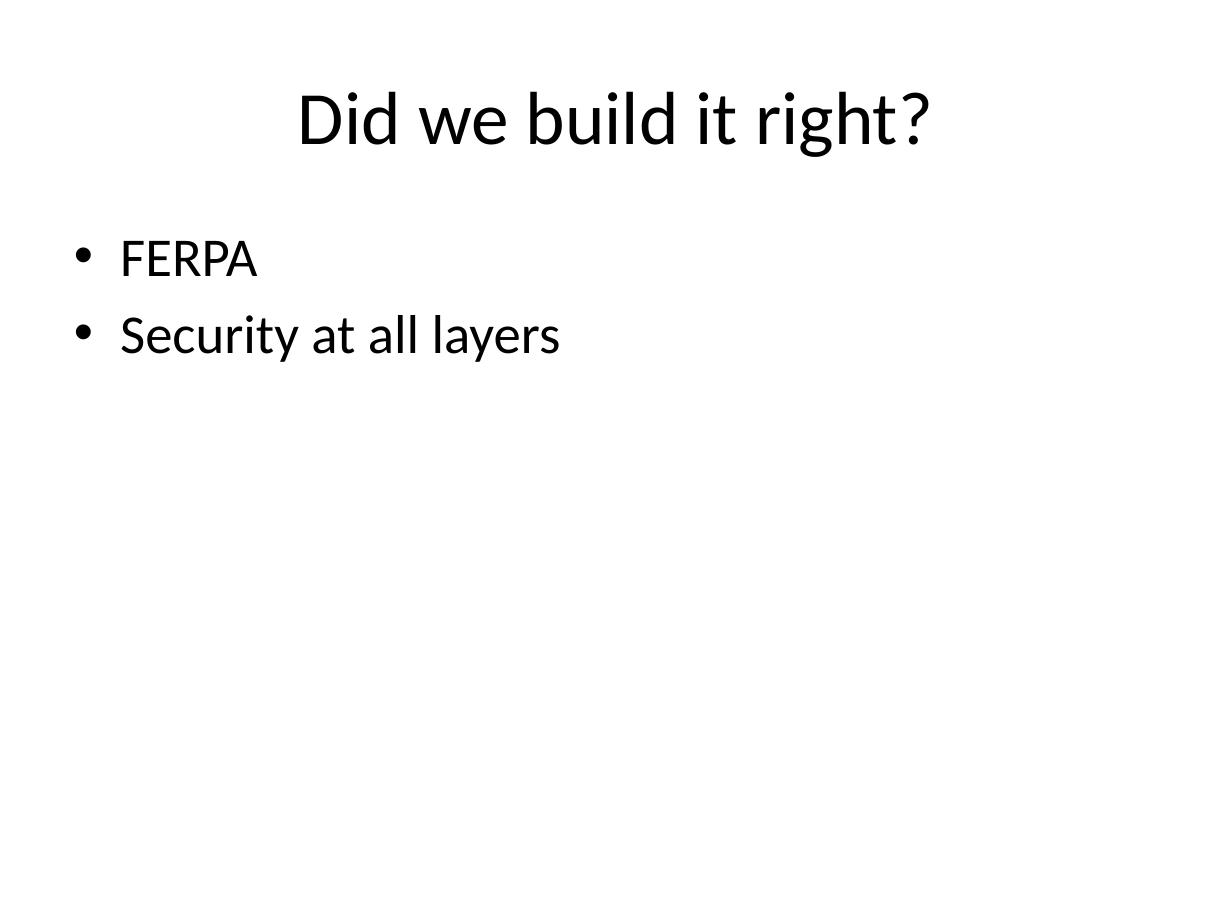
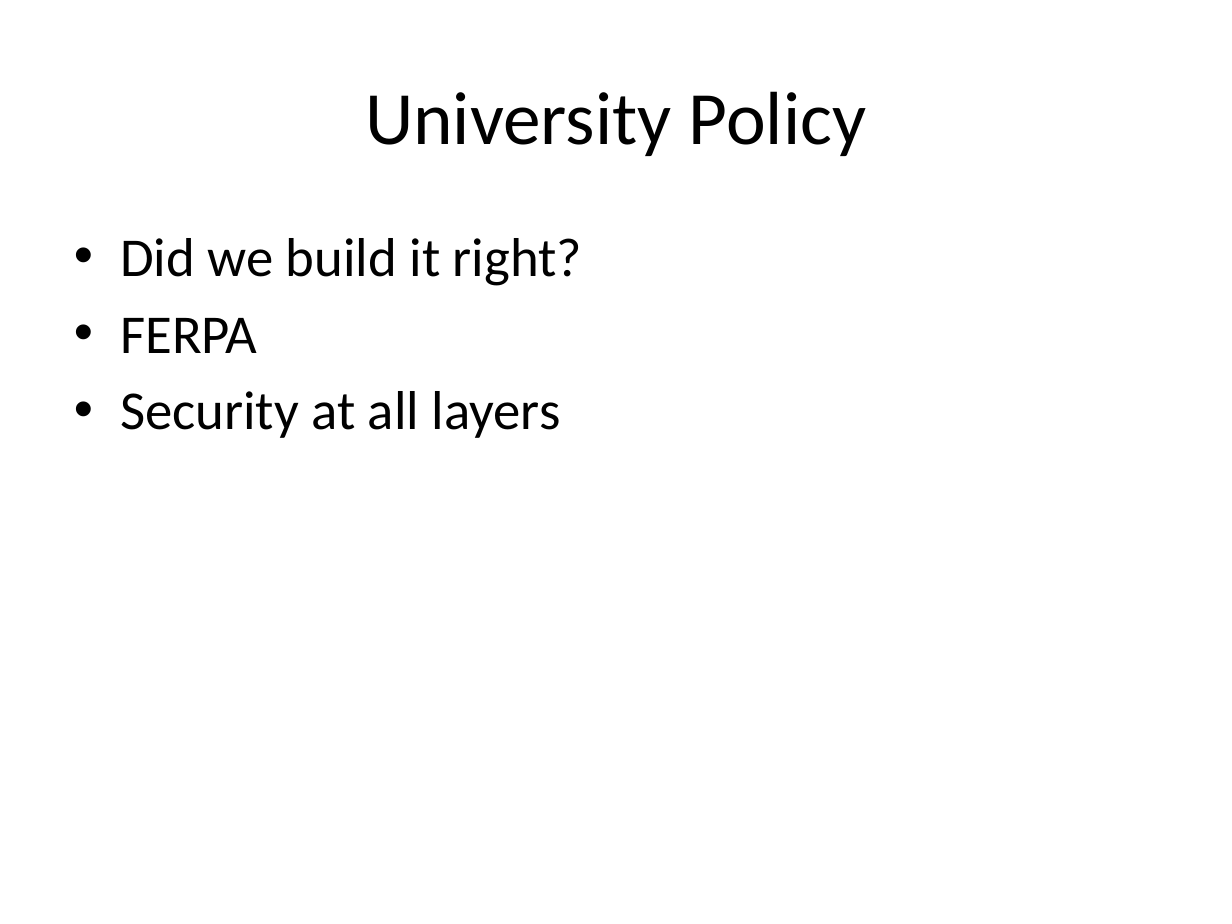
Before and after one commit to unm-sis/SpridenSearch, a slide deck: slide 20 of docs/GGpresentation.pptx (slide 7 before the commit). Drawn at 1232x924 pixels with LibreOffice and Linux fonts; fonts in the diff are those of the drawing; background and template pictures are left out. Boxes give left, top, right and bottom in pixels: in the first picture for what was removed or moved away, otherwise in the second. Text is boxed around its words. In the diff, an @@ line names an element or a change of style, - is before the commit and + after.

```diff
--- a/docs/GGpresentation.pptx
+++ b/docs/GGpresentation.pptx
@@ title at box(365, 91, 866, 156): text changed @@
-Did we build it right?
+University Policy
@@ text at box(120, 238, 582, 286): paragraph added @@
+• Did we build it right?
```
Also in this commit, not shown: 7 other slides changed, 12 slides added.
